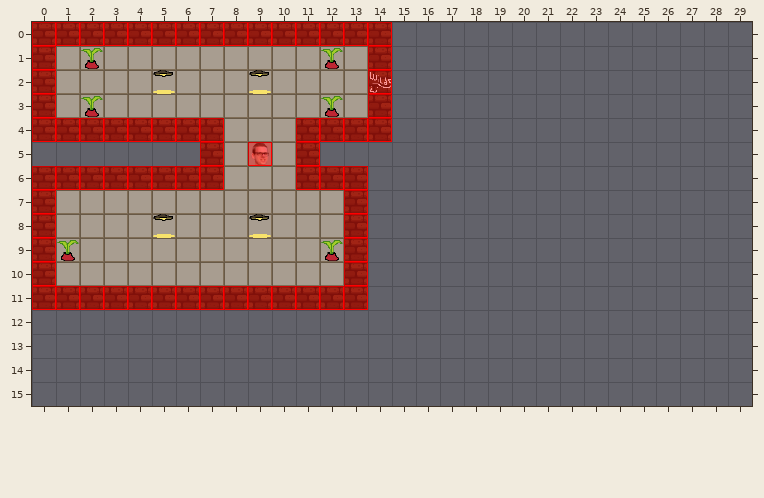
Tiled map, stored at content/Content/Maps/test_fps.tmx. The picture above is the old version.
Cells are 32x32 px. Shown: x 0..29, y 0..15. The old version is drawn lined up with the new one.
The result:
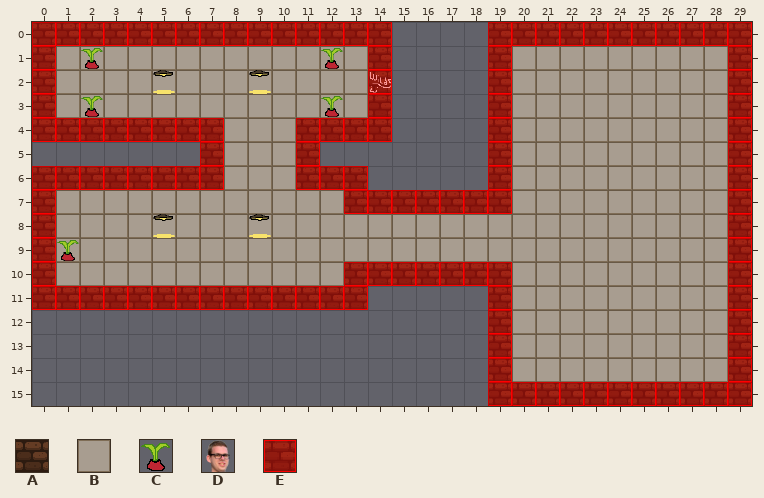
Key: from "basis": A 1, B 4; from "props": C 0, D 2, E 4.
_ is an empty cell.
See-through tiles are keyed as they look on the map.
Difference:
map size 16x12 -> 30x26 cells
Layer "walls1":
y 0: x 19..29 ___________ -> AAAAAAAAAAA
y 1..6: x 19 _ -> A; x 29 _ -> A
y 7: x 14..19 ______ -> AAAAAA; x 29 _ -> A
y 8..9: x 13 A -> _; x 29 _ -> A
y 10: x 14..19 ______ -> AAAAAA; x 29 _ -> A
y 11..14: x 19 _ -> A; x 29 _ -> A
y 15: x 19..29 ___________ -> AAAAAAAAAAA
Layer "floor1":
y 1..7: x 20..28 _________ -> BBBBBBBBB
y 8..9: x 13..28 ________________ -> BBBBBBBBBBBBBBBB
y 10..14: x 20..28 _________ -> BBBBBBBBB
Layer "props":
y 5: x 9 D -> _
y 9: x 12 C -> _
Layer "collision":
y 0: x 19..29 ___________ -> EEEEEEEEEEE
y 1..4: x 19 _ -> E; x 29 _ -> E
y 5: x 9 E -> _; x 19 _ -> E; x 29 _ -> E
y 6: x 19 _ -> E; x 29 _ -> E
y 7: x 14..19 ______ -> EEEEEE; x 29 _ -> E
y 8..9: x 13 E -> _; x 29 _ -> E
y 10: x 14..19 ______ -> EEEEEE; x 29 _ -> E
y 11..14: x 19 _ -> E; x 29 _ -> E
y 15: x 19..29 ___________ -> EEEEEEEEEEE
Where, in picture pixels (left, top, right, bottom), the same in both pictures:
changed: (321, 22, 752, 406)
removed: (248, 142, 272, 166)
